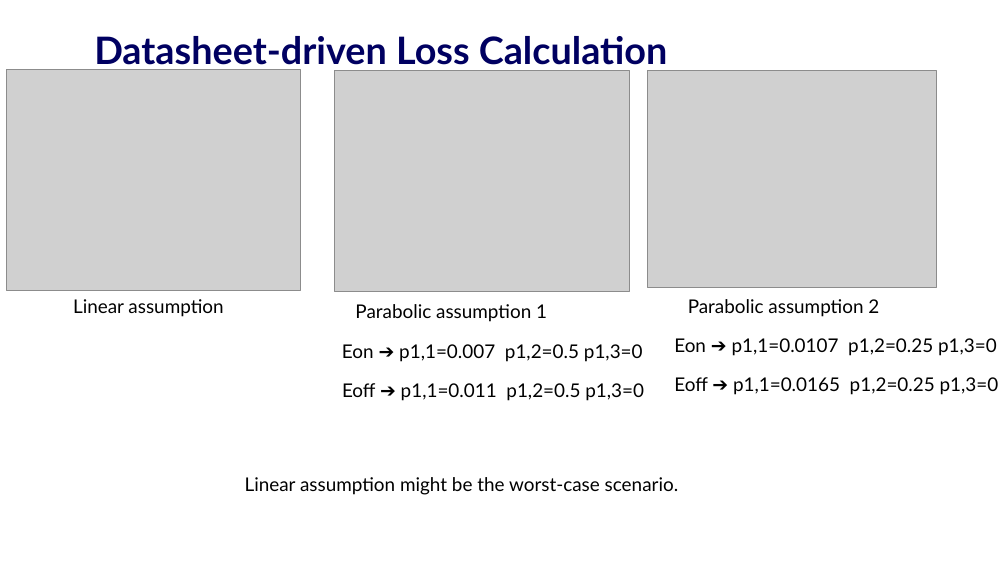
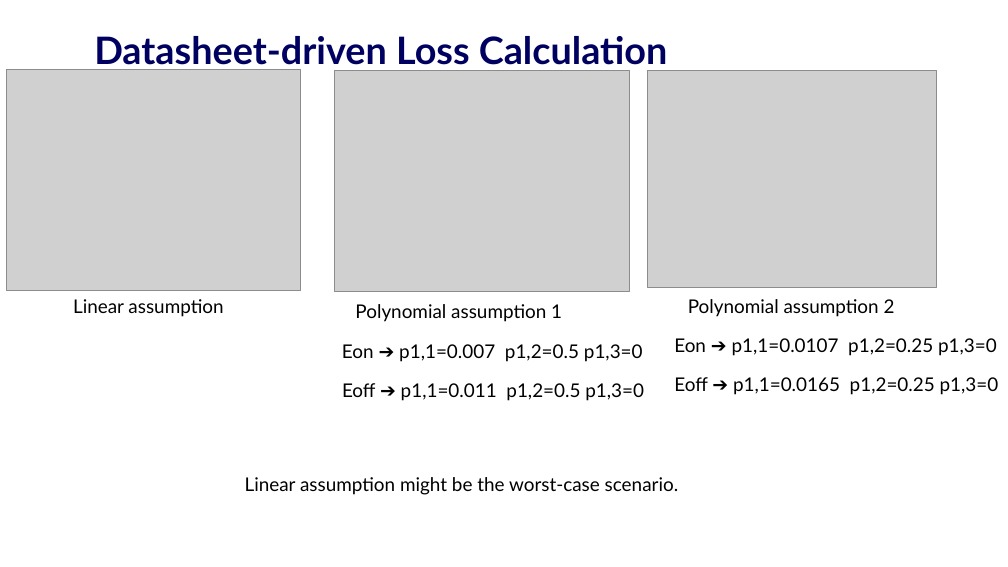
Before and after one commit to EnesAyaz/KTH, a slide deck: slide 5 of Weekly-Reports/1700V-Infineon.pptx. Drawn at 1008x567 pixels with LibreOffice and Linux fonts; fonts in the diff are those of the drawing; grey boxes stand for pictures; background and template pictures are left out. Boxes give left, top, right and bottom in pixels: in the first picture for what was removed or moved away, otherwise in the second. Text is boxed around its words. In the diff, an @@ line names an element or a change of style, - is before the commit and + after.

```diff
--- a/Weekly-Reports/1700V-Infineon.pptx
+++ b/Weekly-Reports/1700V-Infineon.pptx
@@ text at [688, 299, 895, 317]: text changed @@
-Parabolic assumption 2
+Polynomial assumption 2
@@ text at [355, 304, 562, 322]: text changed @@
-Parabolic assumption 1
+Polynomial assumption 1
```
Also in this commit, not shown: 2 other slides changed, 52 other files.
